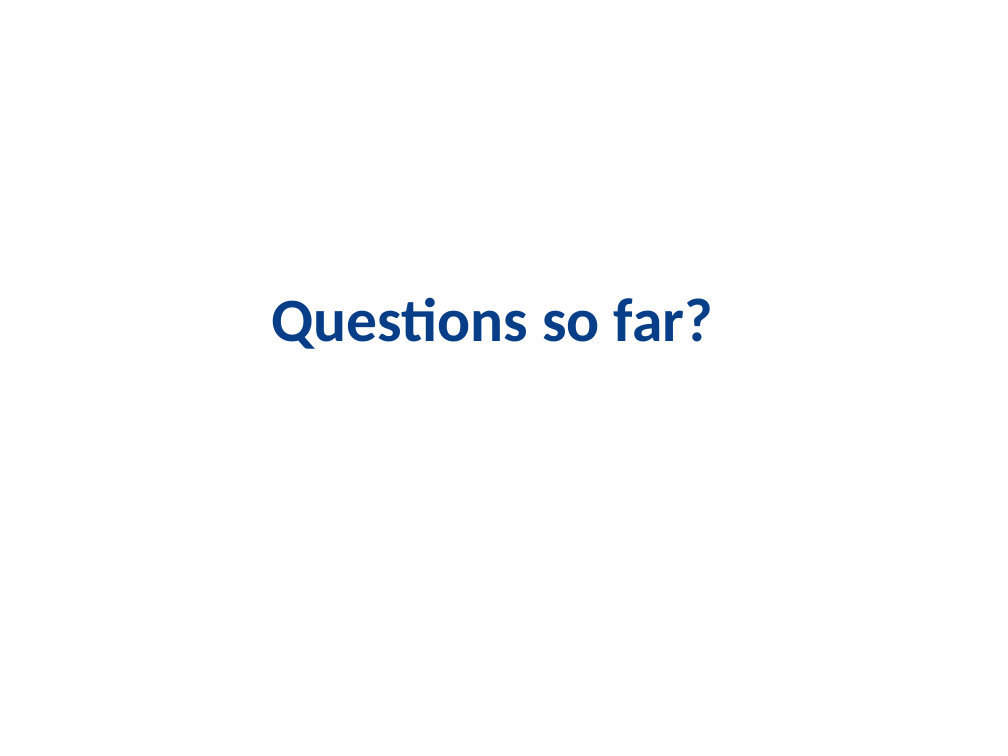
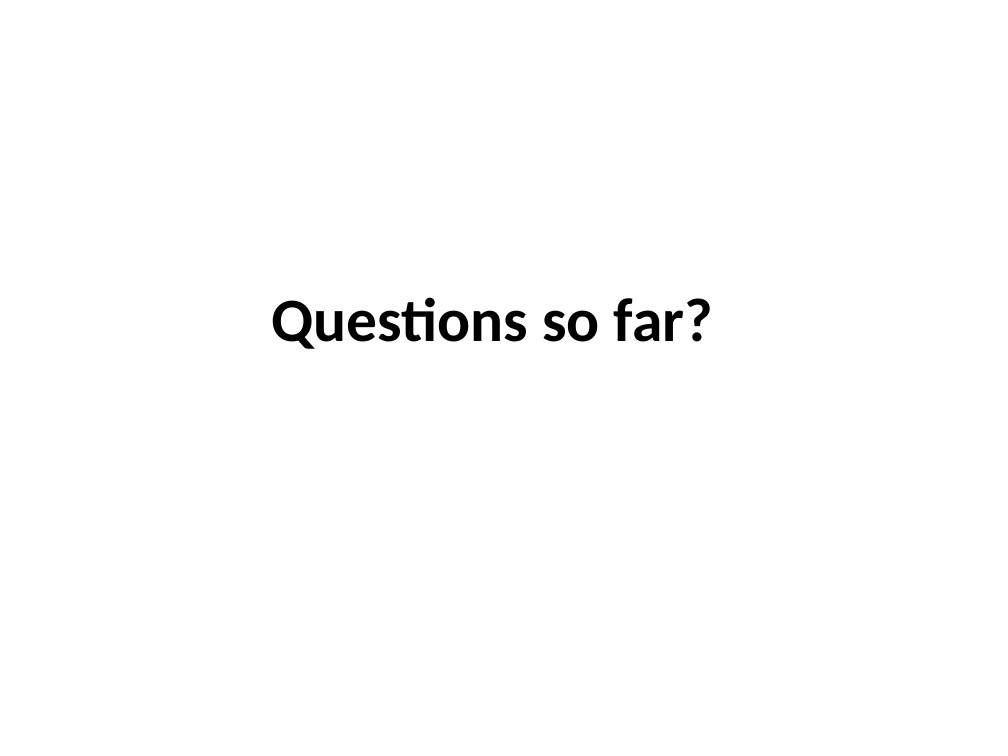
Before and after one commit to npm27/Teaching-Materials, a slide deck: slide 8 of Stats/Slides/0 First Day Info.pptx. Drawn at 1008x756 pixels with LibreOffice and Linux fonts; fonts in the diff are those of the drawing. Boxes give left, top, right and bottom in pixels: in the first picture for what was removed or moved away, otherwise in the second. Text is boxed around its words. In the diff, an @@ line names an element or a change of style, - is before the commit and + after.

```diff
--- a/Stats/Slides/0 First Day Info.pptx
+++ b/Stats/Slides/0 First Day Info.pptx
@@ subtitle "Questions so far?" at box(272, 297, 713, 349): text colour #073E87 to #000000 @@
```
Also in this commit, not shown: 8 other slides changed, 14 other files.
